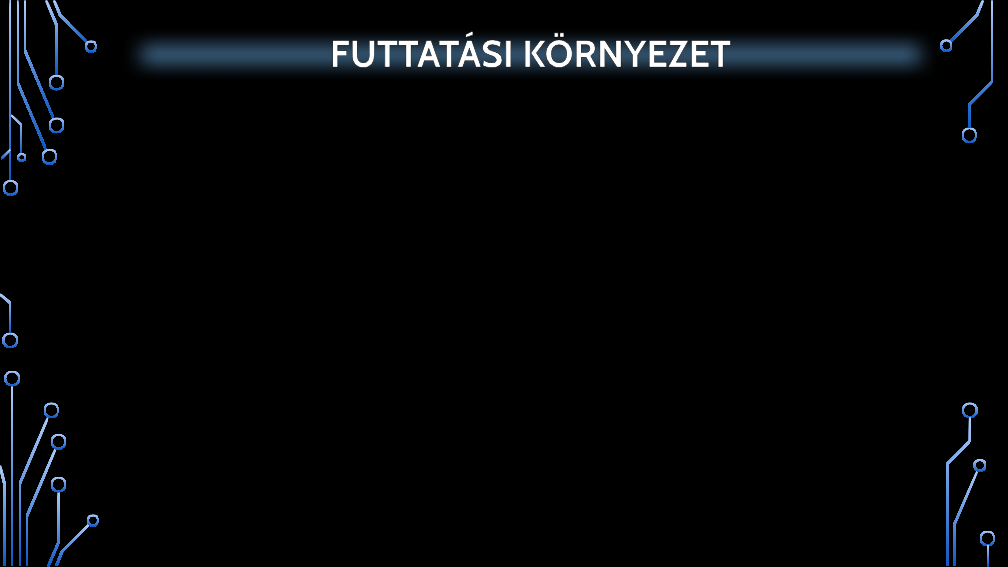
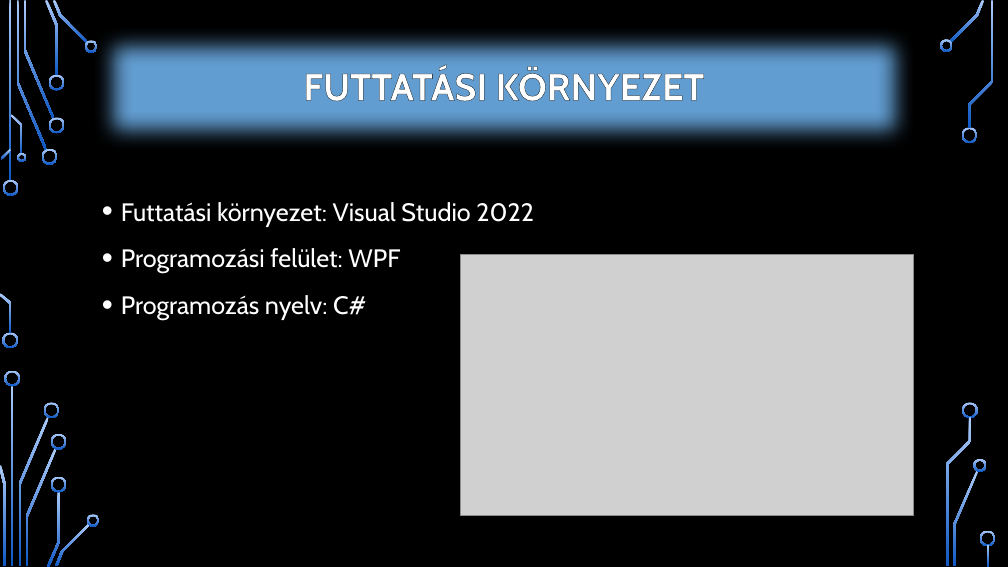
Before and after one commit to GhostLead/aaaaaaaaaaaaaaaaaaaa, a slide deck: slide 3 of Prezentáció.pptx. Drawn at 1008x567 pixels with LibreOffice and Linux fonts; fonts in the diff are those of the drawing; grey boxes stand for pictures; background and template pictures are left out. Boxes give left, top, right and bottom in pixels: in the first picture for what was removed or moved away, otherwise in the second. Text is boxed around its words. In the diff, an @@ line names an element or a change of style, - is before the commit and + after.

```diff
--- a/Prezentáció.pptx
+++ b/Prezentáció.pptx
@@ title "FUTTATÁSI KÖRNYEZET": place and size @@
-title "FUTTATÁSI KÖRNYEZET" at [121,30,940,79]
+title "FUTTATÁSI KÖRNYEZET" at [95,27,913,150]
@@ text added at [121,202,534,320], 24 pt, text #FFFFFF @@
+• Futtatási környezet: Visual Studio 2022
+• Programozási felület: WPF
+• Programozás nyelv: C#
@@ picture added at [461,254,913,516] @@
```
Also in this commit, not shown: 2 other slides changed.
